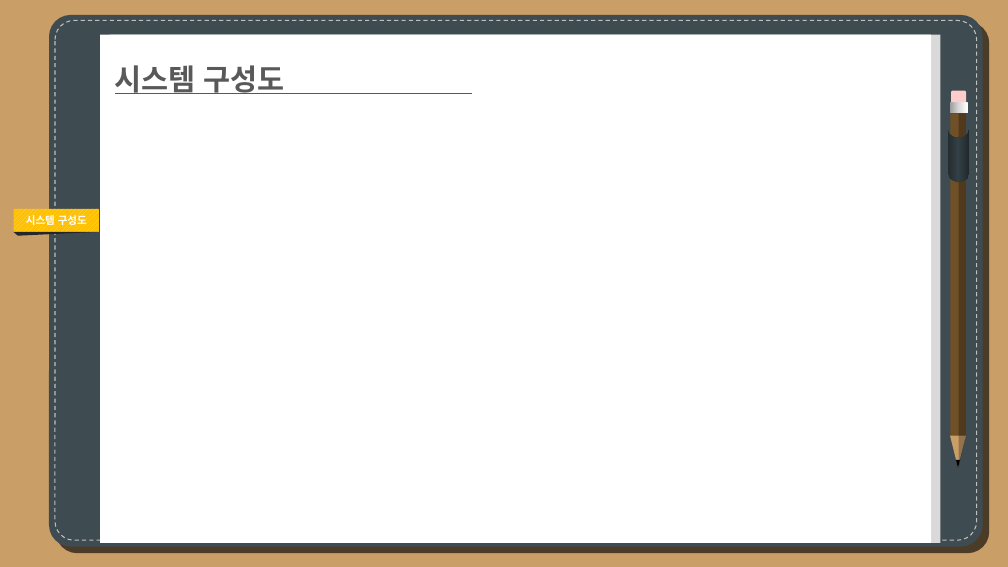
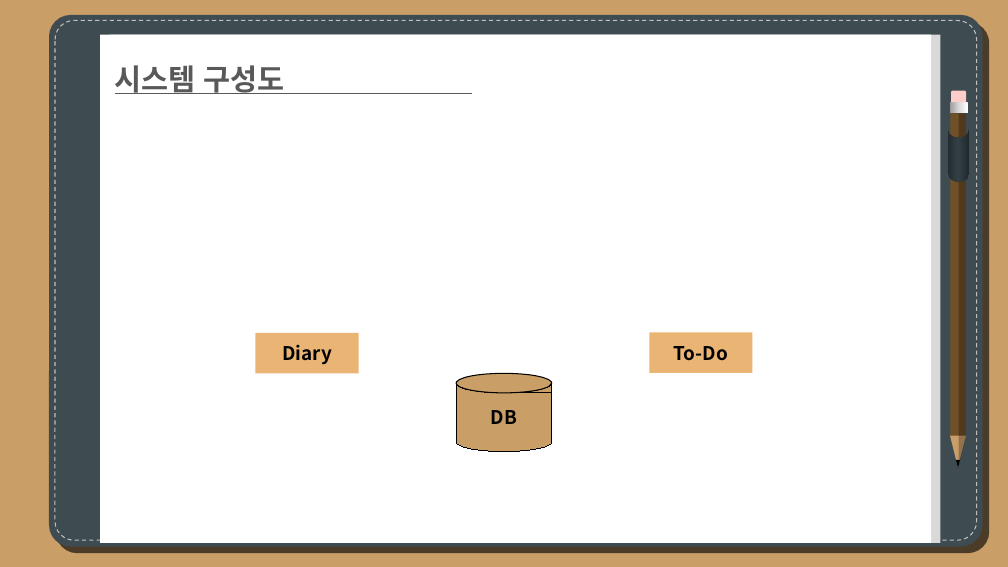
Before and after one commit to haramchae0217/Graduation-Project, a slide deck: slide 9 of Assets/졸업작품제안서(201721963정찬욱).pptx (slide 6 before the commit). Drawn at 1008x567 pixels with LibreOffice and Linux fonts; fonts in the diff are those of the drawing. Boxes give left, top, right and bottom in pixels: in the first picture for what was removed or moved away, otherwise in the second. Text is boxed around its words. In the diff, an @@ line names an element or a change of style, - is before the commit and + after.

```diff
--- a/Assets/졸업작품제안서(201721963정찬욱).pptx
+++ b/Assets/졸업작품제안서(201721963정찬욱).pptx
@@ rectangle removed at box(14, 209, 99, 232) @@
-시스템 구성도
@@ triangle removed at box(14, 232, 99, 236) @@
@@ rectangle added at box(256, 333, 358, 373), fill #EAB574, 18 pt, text #000000, bold @@
+Diary
@@ rectangle added at box(650, 333, 752, 373), fill #EAB574, 18 pt, text #000000, bold @@
+To-Do
@@ freeform shape added at box(456, 383, 552, 452), fill #CA9E67, outline #000000 0.75 pt, 18 pt, text #000000, bold @@
+DB
@@ freeform shape added at box(456, 374, 552, 393), fill #CA9E67, outline #000000 1 pt @@
```
Also in this commit, not shown: 8 other slides changed, 4 slides added, 1 slide removed, 10 other files.
